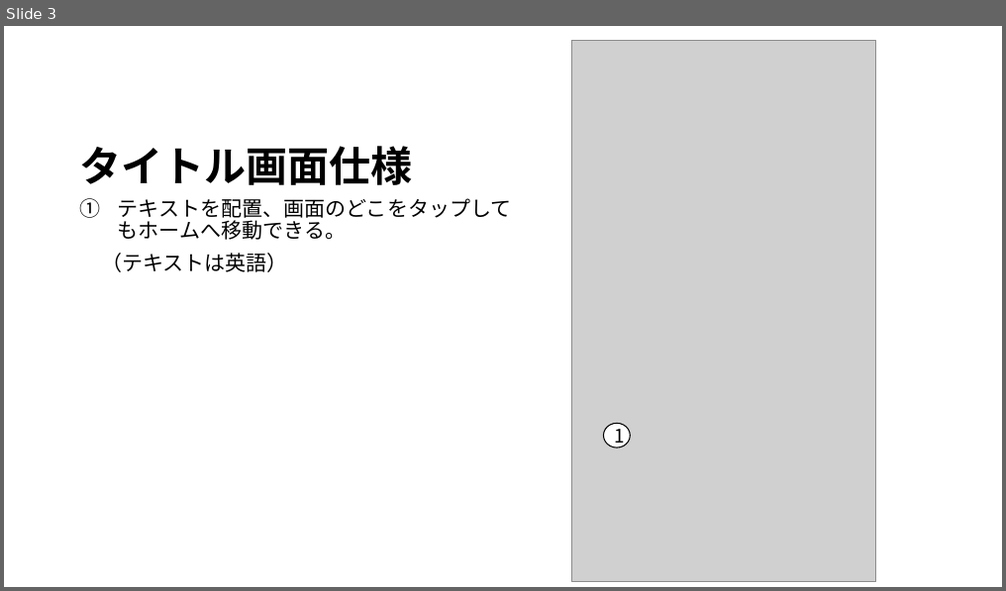
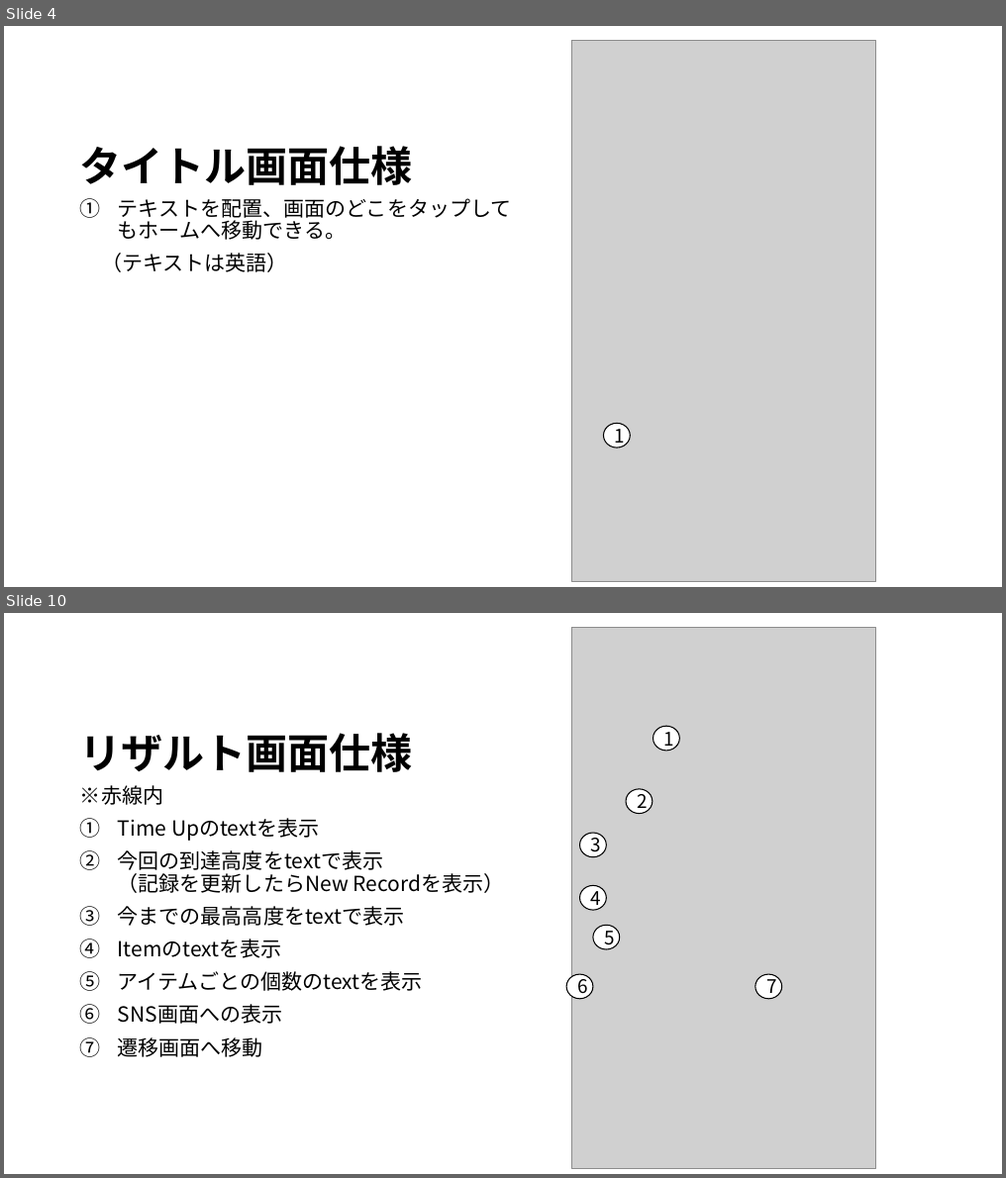
Before and after one commit to JJC-Game/StarChildren, a slide deck: Etc/仕様書/siyousho.pptx. Shown one above the other, each under a label of ours: slide 3 before the commit, slides 4 and 10 after it; the slides between them are not shown. The pictures are 1006x591 and 1006x1178 pixels, drawn with LibreOffice and Linux fonts; fonts in the diff are those of the drawing; grey boxes stand for pictures. Boxes give left, top, right and bottom in pixels: in the first picture for what was removed or moved away, otherwise in the second. Text is boxed around its words. In the diff, an @@ line names an element or a change of style, - is before the commit and + after.

Commit message:
仕様書、遷移図の編集

```diff
--- a/Etc/仕様書/siyousho.pptx
+++ b/Etc/仕様書/siyousho.pptx
@@ slide 10 added at (4,613,1002,1174), background #FFFFFF @@
@@ picture added at (571,627,876,1169) @@
@@ ellipse added at (653,726,679,751), fill #FFFFFF, outline #000000 1 pt, 18 pt, text #000000 @@
+1
@@ title added at (80,733,413,772), 40 pt, text #000000, bold @@
+リザルト画面仕様
@@ text added at (80,785,505,1058), 20 pt, text #000000 @@
+※赤線内
+1. Time Upのtextを表示
+2. 今回の到達高度をtextで表示 （記録を更新したらNew Recordを表示）
+3. 今までの最高高度をtextで表示
+4. Itemのtextを表示
+5. アイテムごとの個数のtextを表示
+6. SNS画面への表示
+7. 遷移画面へ移動
@@ ellipse added at (626,789,652,814), fill #FFFFFF, outline #000000 1 pt, 18 pt, text #000000 @@
+2
@@ ellipse added at (580,833,606,858), fill #FFFFFF, outline #000000 1 pt, 18 pt, text #000000 @@
+3
@@ ellipse added at (580,885,606,910), fill #FFFFFF, outline #000000 1 pt, 18 pt, text #000000 @@
+4
@@ ellipse added at (593,925,620,950), fill #FFFFFF, outline #000000 1 pt, 18 pt, text #000000 @@
+5
@@ ellipse added at (566,974,592,999), fill #FFFFFF, outline #000000 1 pt, 18 pt, text #000000 @@
+6
@@ ellipse added at (755,974,782,999), fill #FFFFFF, outline #000000 1 pt, 18 pt, text #000000 @@
+7
@@ what was slide 3 is now slide 4 @@
```
Also in this commit, not shown: 6 slides changed, 3 other slides added, 1 other file.
